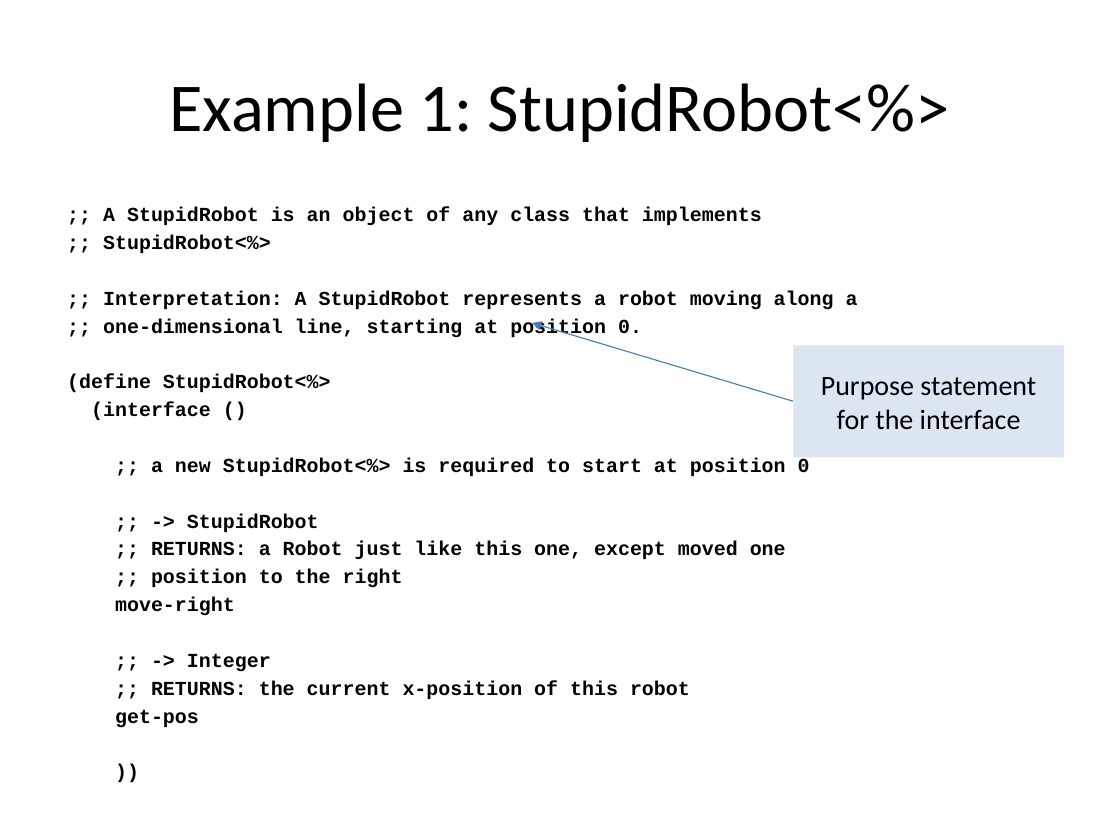
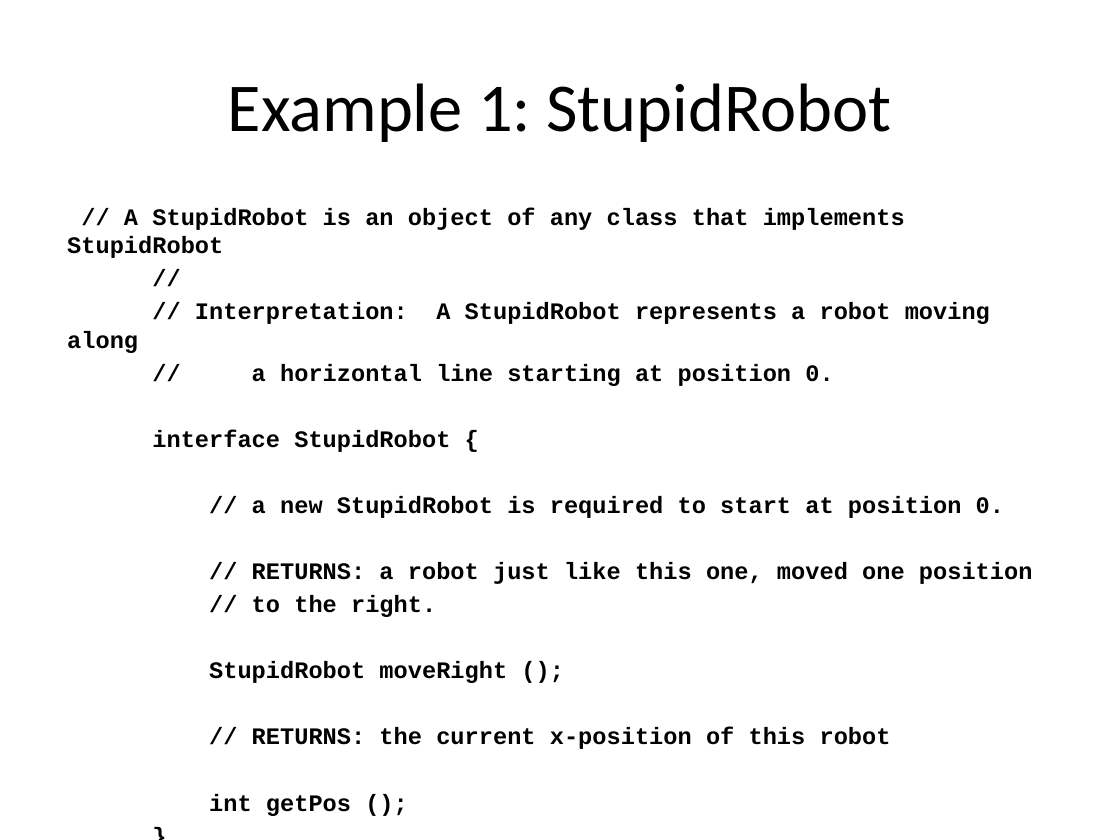
Before and after one commit to mwand/cs5010f17, a slide deck: slide 7 of Slides/Lesson 9.5 The Design Recipe Using Classes.pptx (slide 6 before the commit). Drawn at 1120x840 pixels with LibreOffice and Linux fonts; fonts in the diff are those of the drawing. Boxes give left, top, right and bottom in pixels: in the first picture for what was removed or moved away, otherwise in the second. Text is boxed around its words. In the diff, an @@ line names an element or a change of style, - is before the commit and + after.

```diff
--- a/Slides/Lesson 9.5 The Design Recipe Using Classes.pptx
+++ b/Slides/Lesson 9.5 The Design Recipe Using Classes.pptx
@@ title at [228, 83, 891, 142]: text changed @@
-Example 1: StupidRobot<%>
+Example 1: StupidRobot
@@ text at [67, 208, 1033, 749]: text changed; size 12.8 to 15.2 pt @@
-;; A StupidRobot is an object of any class that implements
-;; StupidRobot<%>
-;; Interpretation: A StupidRobot represents a robot moving along a
-;; one-dimensional line, starting at position 0.
-(define StupidRobot<%>
-(interface ()
-;; a new StupidRobot<%> is required to start at position 0
-;; -> StupidRobot
-;; RETURNS: a Robot just like this one, except moved one
-;; position to the right
-move-right
-;; -> Integer
-;; RETURNS: the current x-position of this robot
-get-pos
-))
+// A StupidRobot is an object of any class that implements StupidRobot
+//
+// Interpretation: A StupidRobot represents a robot moving along
+// a horizontal line starting at position 0.
+interface StupidRobot {
+// a new StupidRobot is required to start at position 0.
+// RETURNS: a robot just like this one, moved one position
+// to the right.
+StupidRobot moveRight ();
+// RETURNS: the current x-position of this robot
+int getPos ();
+}
@@ arrow removed from (793, 401) to (532, 323) @@
@@ rectangle removed at [793, 345, 1064, 457] @@
-Purpose statement for the interface
```
Also in this commit, not shown: 13 other slides changed, 5 slides added, 54 other files.
